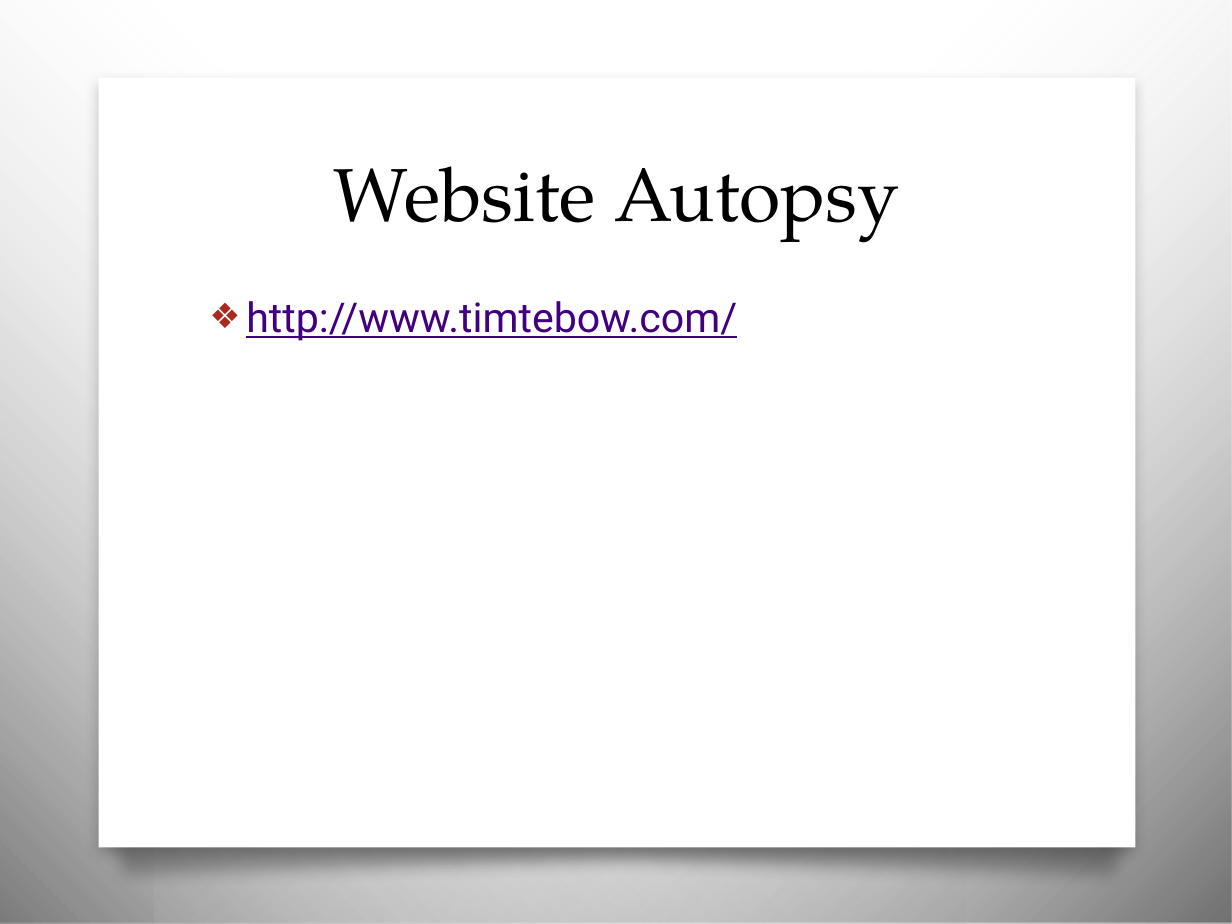
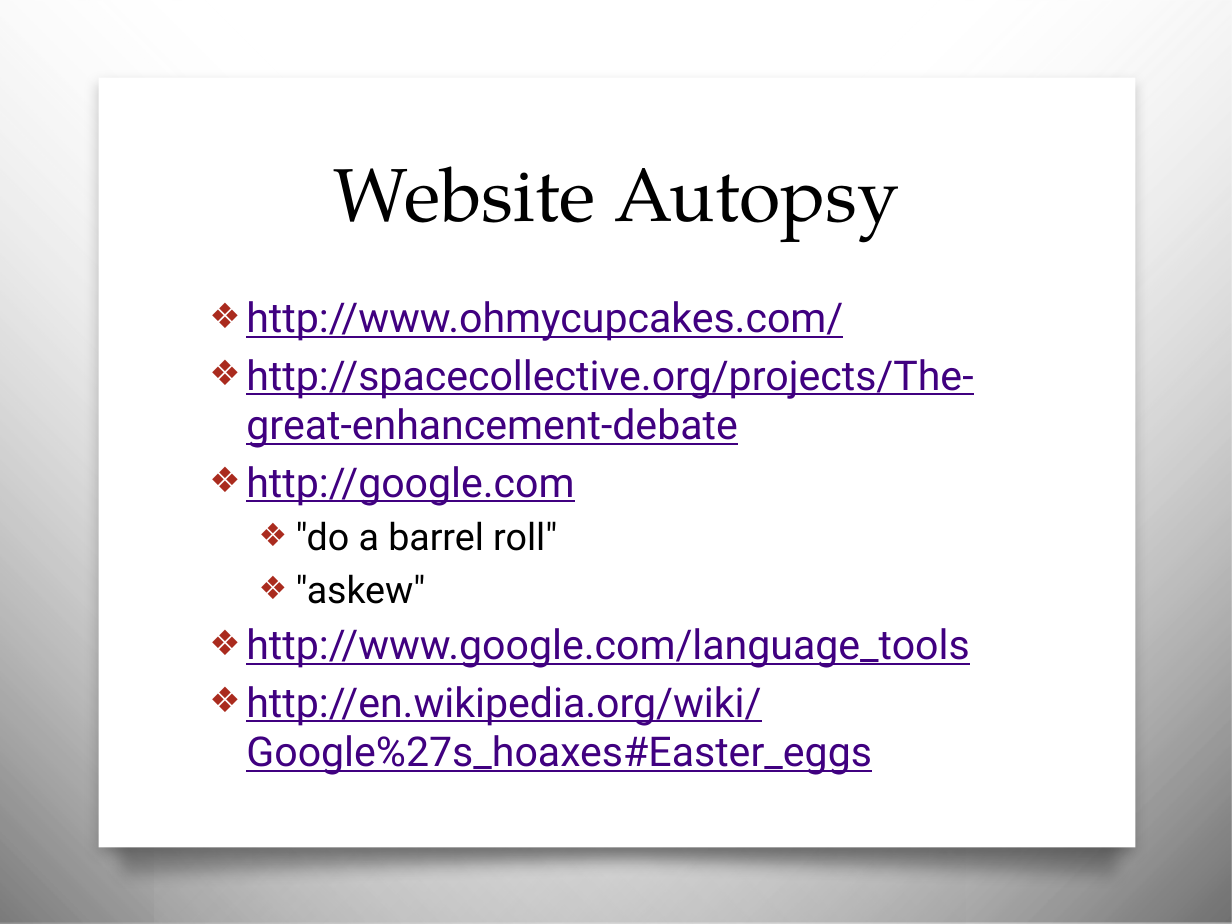
Before and after one commit to awayken/USF-ART329, a slide deck: slide 5 of slides/classnine/slides.pptx. Drawn at 1232x924 pixels with LibreOffice and Linux fonts; fonts in the diff are those of the drawing; background and template pictures are left out. Boxes give left, top, right and bottom in pixels: in the first picture for what was removed or moved away, otherwise in the second. Text is boxed around its words. In the diff, an @@ line names an element or a change of style, - is before the commit and + after.

```diff
--- a/slides/classnine/slides.pptx
+++ b/slides/classnine/slides.pptx
@@ text at (246,301,973,775): text changed @@
-❖ http://www.timtebow.com/
+❖ http://www.ohmycupcakes.com/
+❖ http://spacecollective.org/projects/The-great-enhancement-debate
+❖ http://google.com
+  ❖ "do a barrel roll"
+  ❖ "askew"
+❖ http://www.google.com/language_tools
+❖ http://en.wikipedia.org/wiki/Google%27s_hoaxes#Easter_eggs
```
Also in this commit, not shown: 3 other slides changed, 11 slides added, 1 slide removed.
